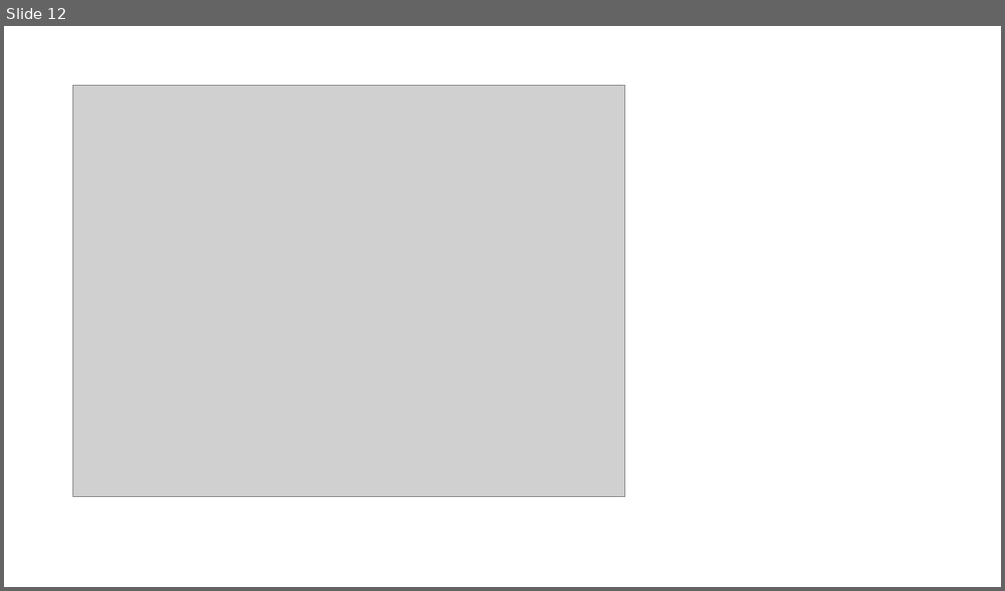
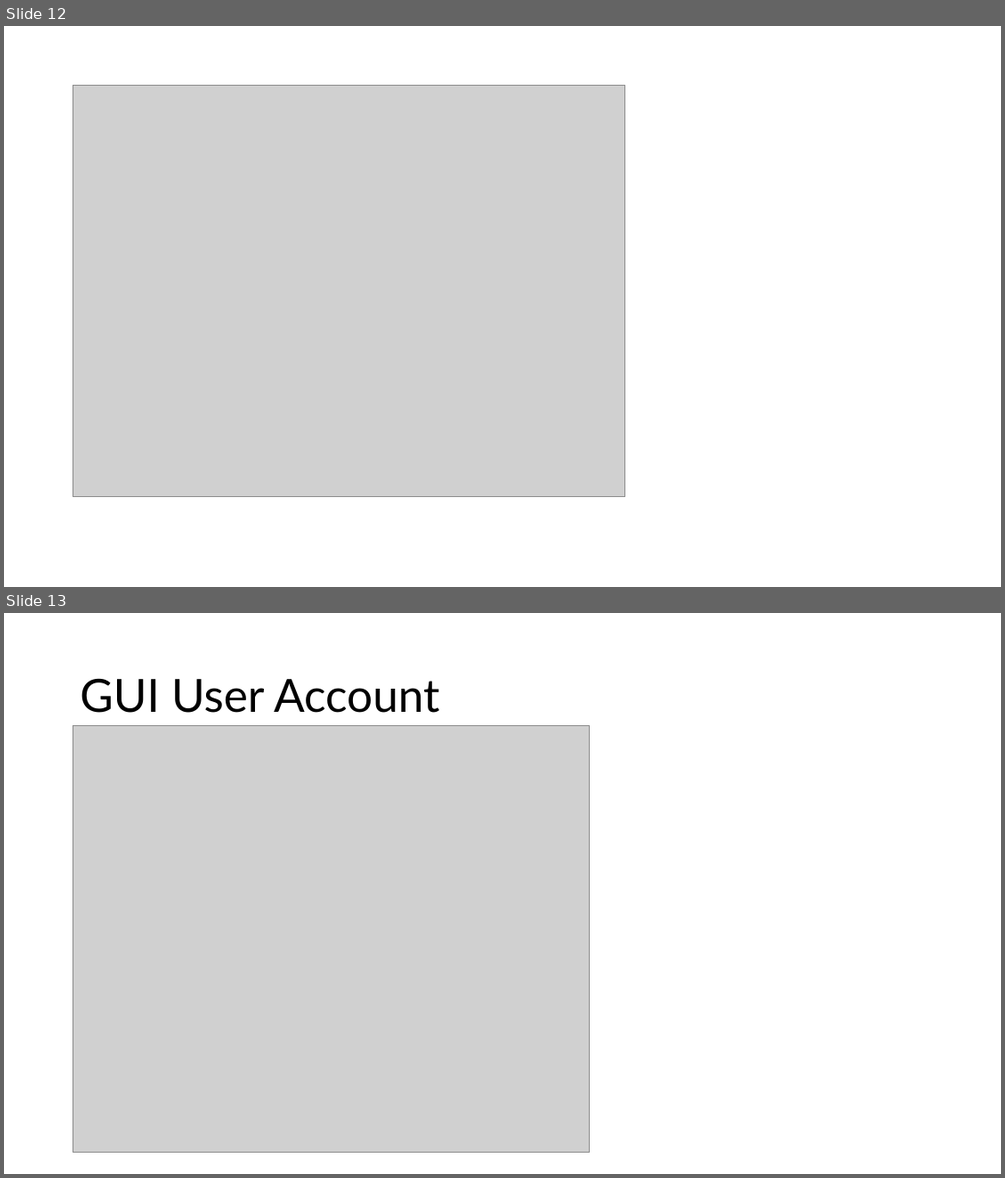
Before and after one commit to PengoPango/401IT_OperatingSystems_repos, a slide deck: 401_OperatingSystems/assignments/Windows Server 2022.pptx. Shown one above the other, each under a label of ours: slide 12 before the commit, slides 12 and 13 after it. The pictures are 1005x591 and 1005x1178 pixels, drawn with LibreOffice and Linux fonts; fonts in the diff are those of the drawing; grey boxes stand for pictures. Boxes give left, top, right and bottom in pixels: in the first picture for what was removed or moved away, otherwise in the second. Text is boxed around its words. In the diff, an @@ line names an element or a change of style, - is before the commit and + after.

Commit message:
user accounts added, need to sort access control

```diff
--- a/401_OperatingSystems/assignments/Windows Server 2022.pptx
+++ b/401_OperatingSystems/assignments/Windows Server 2022.pptx
@@ slide 13 added at box(4, 613, 1001, 1174), background #FFFFFF @@
@@ title added at box(80, 678, 440, 713), 44 pt, text #000000 @@
+GUI User Account
@@ picture added at box(73, 725, 591, 1152) @@
```
Also in this commit, not shown: 3 other slides added, 5 other files.
